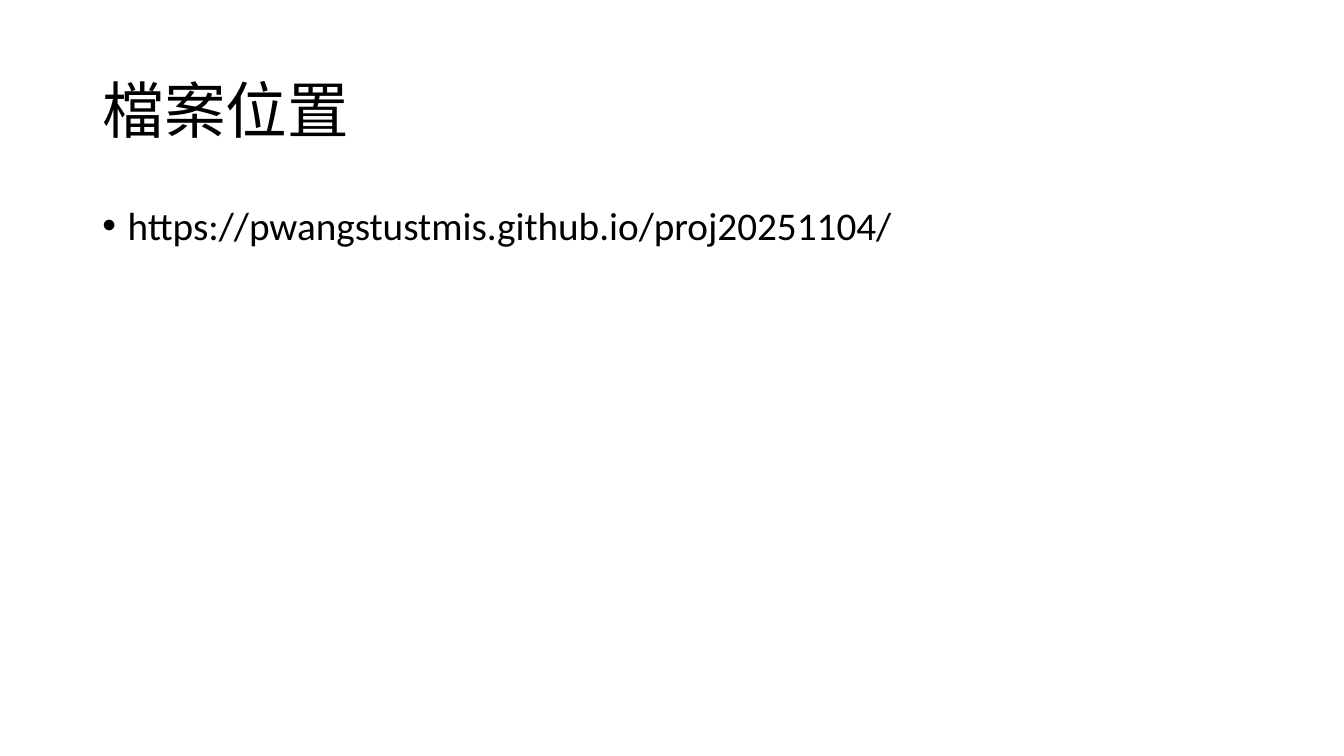
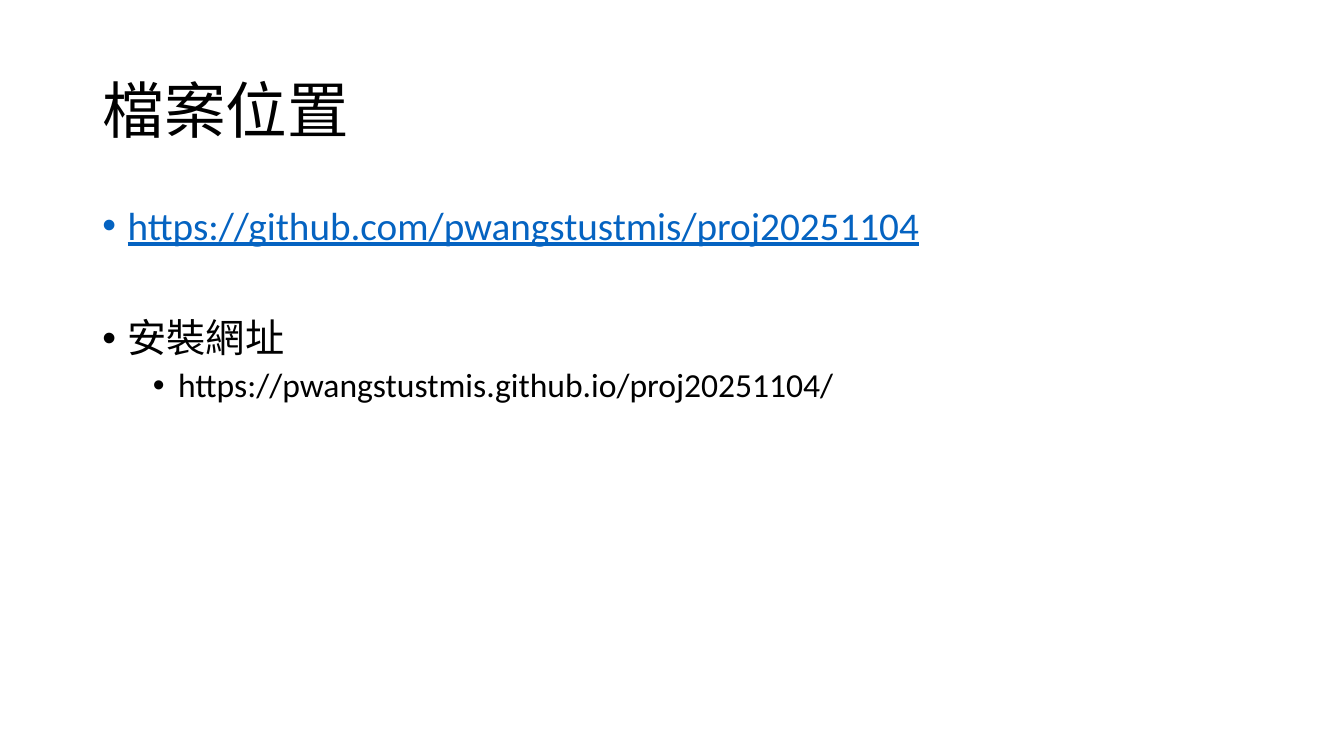
Before and after one commit to pwangstustmis/proj20251104, a slide deck: slide 3 of 申請Github帳號.pptx. Drawn at 1344x756 pixels with LibreOffice and Linux fonts; fonts in the diff are those of the drawing. Boxes give left, top, right and bottom in pixels: in the first picture for what was removed or moved away, otherwise in the second. Text is boxed around its words. In the diff, an @@ line names an element or a change of style, - is before the commit and + after.

```diff
--- a/申請Github帳號.pptx
+++ b/申請Github帳號.pptx
@@ text at bbox=[128, 212, 919, 356]: paragraphs added @@
+• https://github.com/pwangstustmis/proj20251104
+• 安裝網址
@@ text at bbox=[178, 373, 833, 403]: size 28 to 24 pt in "https://pwangstustmis.github.io/proj20251104/"; list level 1 to 2 in "https://pwangstustmis.github.io/proj20251104/" @@
```
